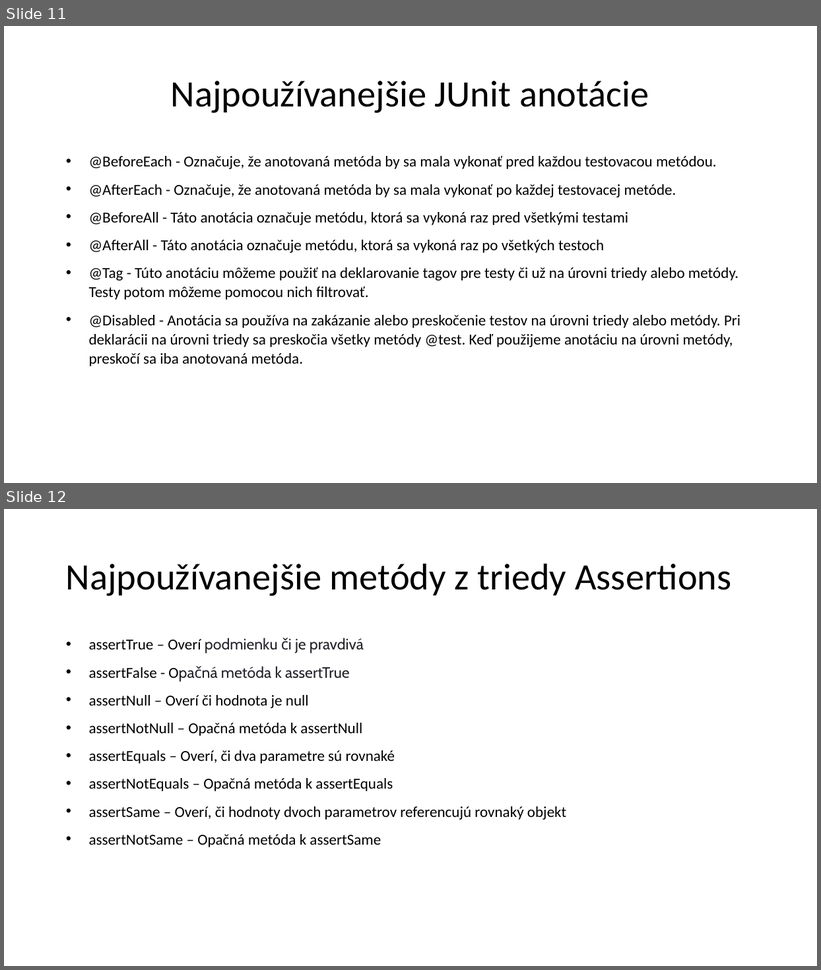
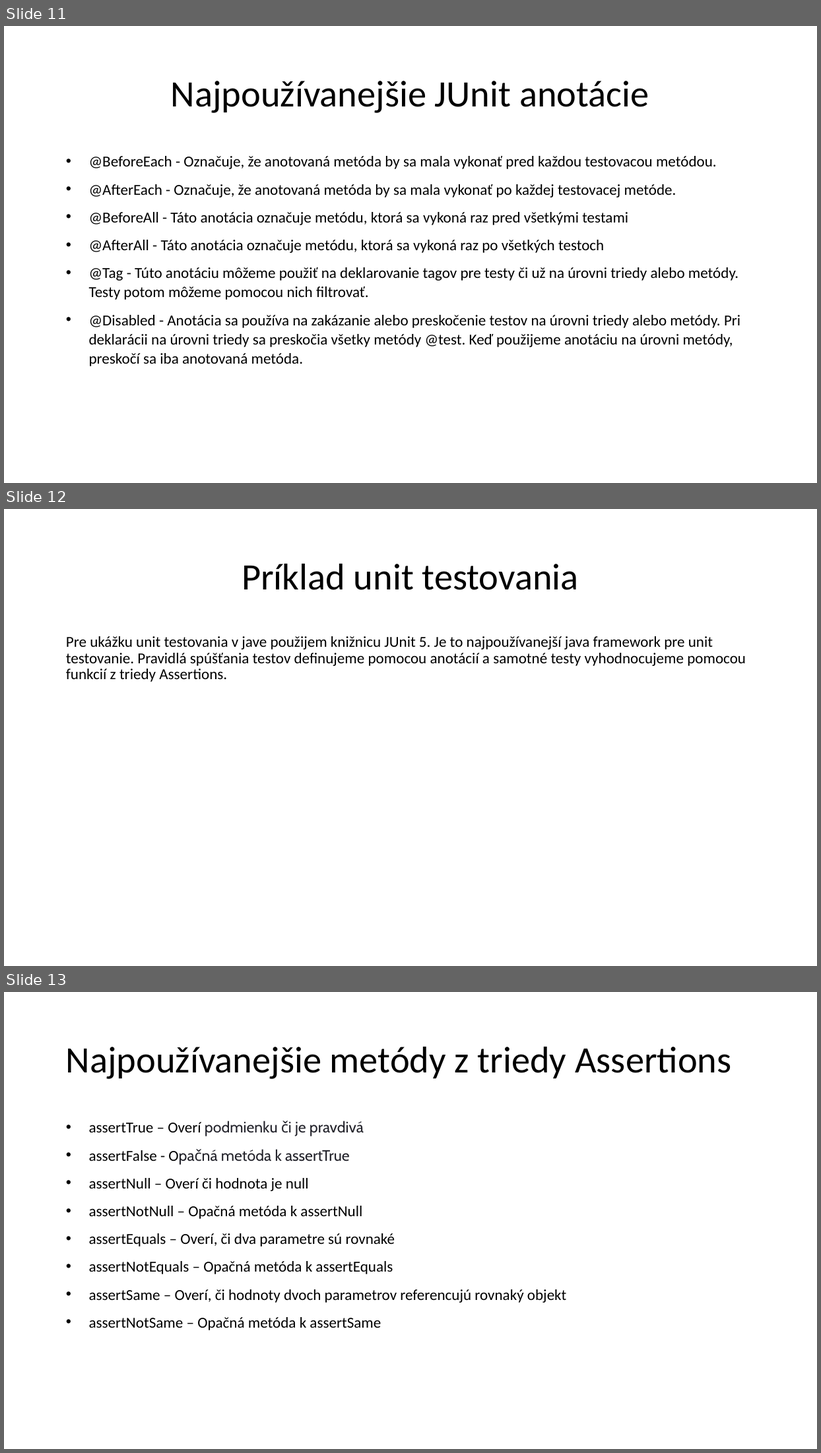
Before and after one commit to j-puszter/testovanie, a slide deck: unit testy.pptx. Shown one above the other, each under a label of ours: slides 11 and 12 before the commit, slides 11, 12 and 13 after it. The pictures are 821x970 and 821x1453 pixels, drawn with LibreOffice and Linux fonts; fonts in the diff are those of the drawing. Boxes give left, top, right and bottom in pixels: in the first picture for what was removed or moved away, otherwise in the second. Text is boxed around its words. In the diff, an @@ line names an element or a change of style, - is before the commit and + after.

Commit message:
mensia uprava do unit testov prezentacie

```diff
--- a/unit testy.pptx
+++ b/unit testy.pptx
@@ slide 12 added at box(4, 509, 817, 966), background #FFFFFF @@
@@ title added at box(242, 563, 579, 590), 44 pt, text #000000 @@
+Príklad unit testovania
@@ text added at box(66, 636, 746, 682), 18 pt, text #000000 @@
+Pre ukážku unit testovania v jave použijem knižnicu JUnit 5. Je to najpoužívanejší java framework pre unit testovanie. Pravidlá spúšťania testov definujeme pomocou anotácií a samotné testy vyhodnocujeme pomocou funkcií z triedy Assertions.
@@ what was slide 12 is now slide 13 @@
```
Also in this commit, not shown: 1 slide removed.
